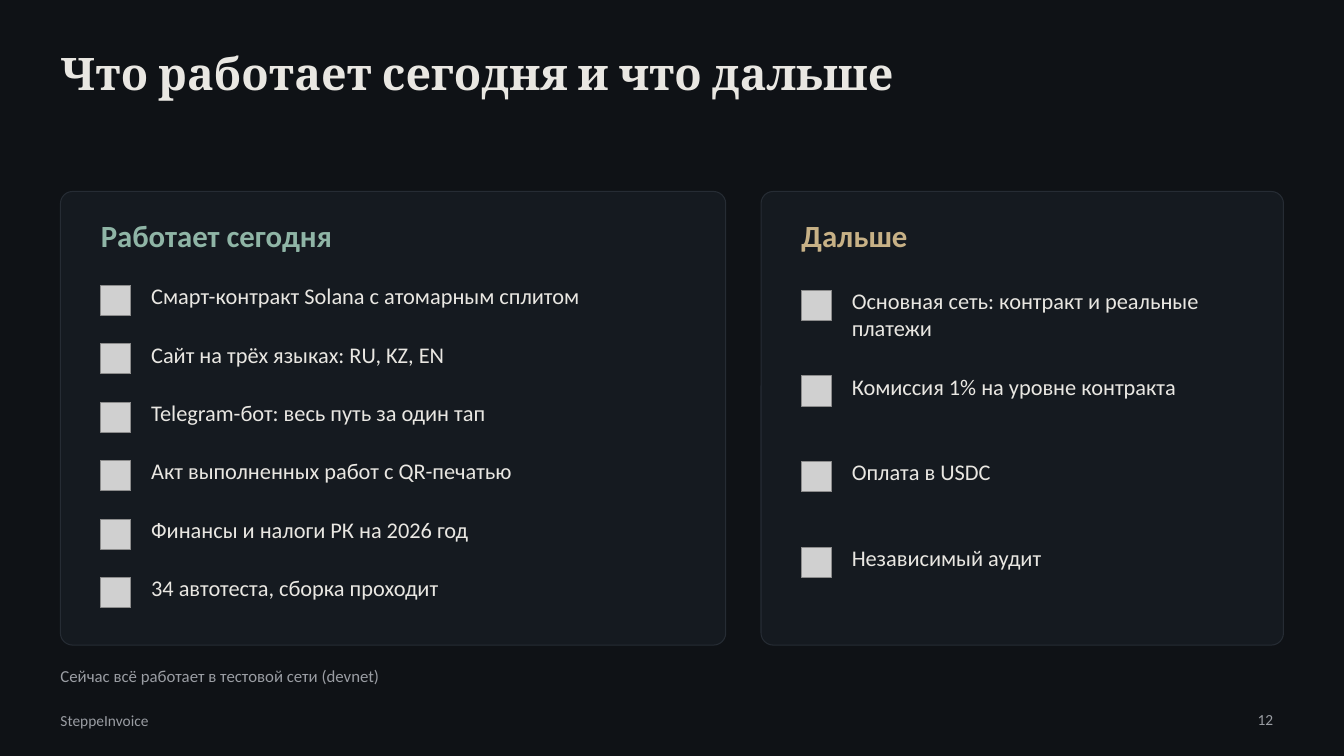
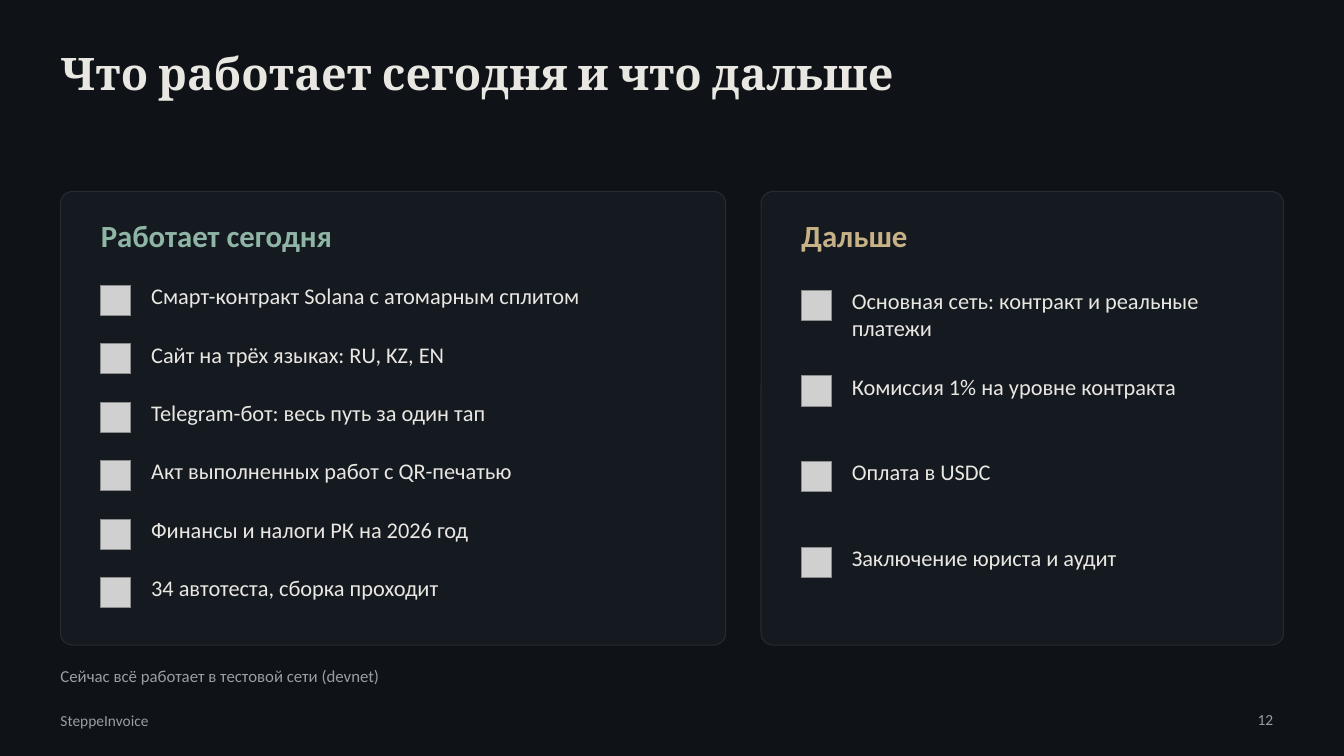
Before and after one commit to OMaRgaLy/solana-project, a slide deck: slide 12 of docs/SteppeInvoice_Presentation.pptx. Drawn at 1344x756 pixels with LibreOffice and Linux fonts; fonts in the diff are those of the drawing; grey boxes stand for pictures. Boxes give left, top, right and bottom in pixels: in the first picture for what was removed or moved away, otherwise in the second. Text is boxed around its words. In the diff, an @@ line names an element or a change of style, - is before the commit and + after.

```diff
--- a/docs/SteppeInvoice_Presentation.pptx
+++ b/docs/SteppeInvoice_Presentation.pptx
@@ text at box(852, 551, 1116, 570): text changed @@
-Независимый аудит
+Заключение юриста и аудит
```
Also in this commit, not shown: 8 other slides changed, 2 other files.
